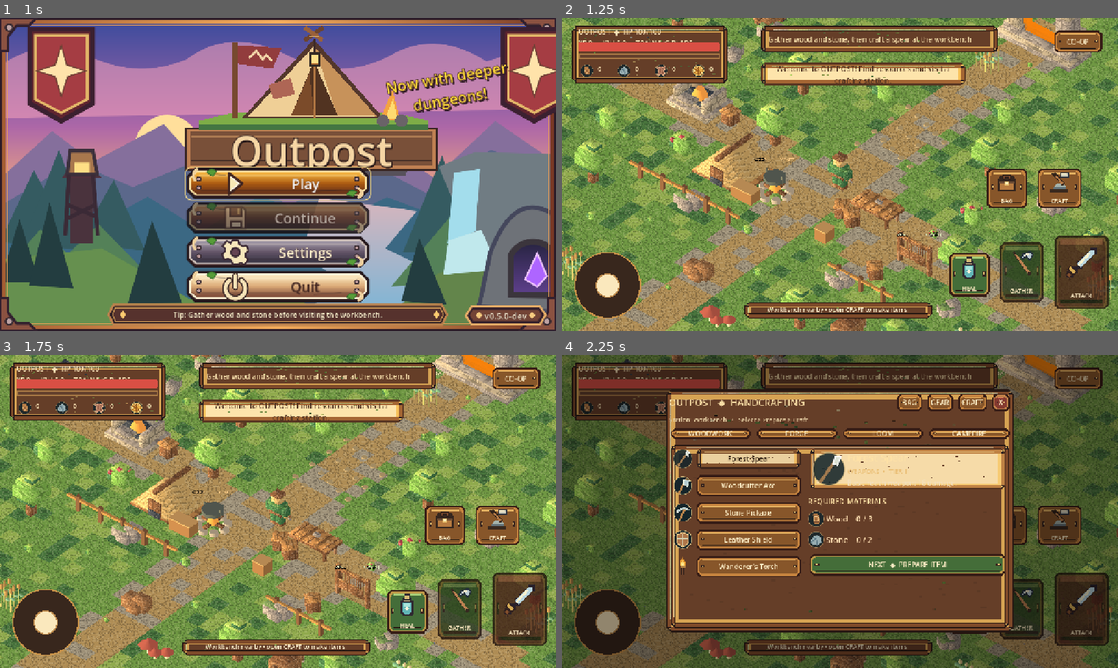
Above: before the commit, frames 1-4 (two rows, left to right).
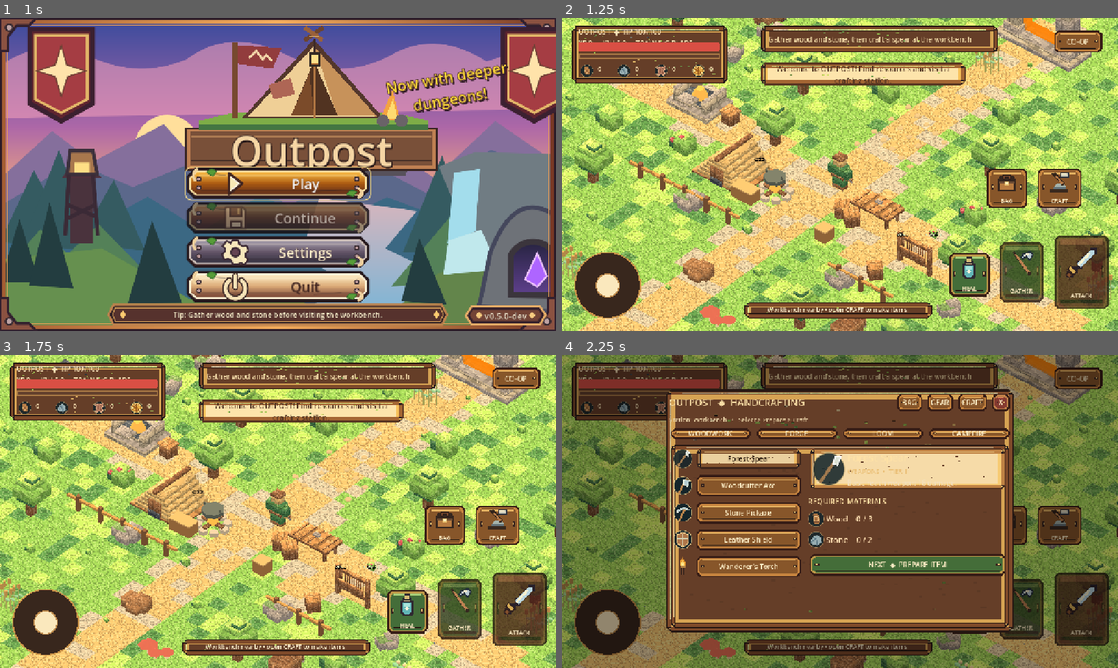
Above: after the commit, the same moments.

Repository: Smurfis/outpost-rpg
Game: Godot game, scene res://scenes/ui/company_splash.tscn
The game is run twice, just before and just after one commit, with the same random seed, the same clock (stepped at 60 frames per second) and the same inputs.
Inputs (mouse positions are in pixels of both pictures, inside the frame that each line leads up to):
- Up to frame 1 (1 s): tap Enter at 0.5 s; move the mouse to (400, 158) at 0.52 s; hold D from 0.53 s (still down); tap E at 0.6 s; click (400, 158) at 0.67 s; tap Space at 0.77 s
- Up to frame 2 (1.25 s): keep holding D; tap Space at 1.07 s
- Up to frame 3 (1.75 s): release D at 1.25 s; drag from (166, 527) to (250, 574) at 1.27 s
- Up to frame 4 (2.25 s): move the mouse to (895, 442) at 2.02 s; hold D (outpost_right) from 2.03 s (still down); hold C (outpost_craft) from 2.03 s (still down)

Frame 1 is identical in both runs. In frame 2, 72% of the frame differs, in the area x 0-100%, y 0-100%; in frame 3, 72%; in frame 4, 32%.

Commit message:
fix(atmosphere): put the midday sun overhead and the midnight sun below horizon

Diff:
--- a/scripts/game.gd
+++ b/scripts/game.gd
@@ -213,7 +213,7 @@
 	var daylight: float = clampf((sin(phase * TAU) + 0.16) * 1.15, 0.0, 1.0)
 	sun_light.light_energy = lerpf(0.035, 1.45 if voxel_art_enabled else 1.25, daylight)
 	sun_light.light_color = Color("7e9abf").lerp(Color("ffe0a9"), daylight)
-	sun_light.rotation_degrees = Vector3(-90.0 + phase * 360.0, -30.0, 0.0)
+	sun_light.rotation_degrees = Vector3(-180.0 + phase * 360.0, -30.0, 0.0)
 	sky_environment.ambient_light_energy = lerpf(0.19, 0.9 if voxel_art_enabled else 0.85, daylight)
 	sky_environment.ambient_light_color = Color("829bbf").lerp(Color("fff0d1"), daylight)
 	if sky_material != null:
--- a/tests/day_night_torch.gd
+++ b/tests/day_night_torch.gd
@@ -22,11 +22,13 @@
 	check(game.recipes.size() == 14, "Torch recipe extends without removing old crafts")
 	check(str(game._recipe_by_id("torch").get("station", "")) == "workbench", "Torch crafted at existing workbench")
 	check(absf(game.day_phase() - 0.25) < 0.01, "World starts around midday")
+	check(absf(game.sun_light.rotation_degrees.x + 90.0) < 1.0, "Midday sun points down onto terrain")
 	var day_energy: float = game.sun_light.light_energy
 	var day_ambient: float = game.sky_environment.ambient_light_energy
 	game.world_time = game.day_length_seconds * 0.5
 	game._update_day_night()
 	check(game.is_night(), "Clock reaches night")
+	check(game.sun_light.rotation_degrees.x > 80.0, "Night sun travels below horizon")
 	check(game.sun_light.light_energy < day_energy * 0.40, "Night reduces directional illumination")
 	check(game.sky_environment.ambient_light_energy < day_ambient * 0.5, "Ambient night light drops")
 	check(game.sky_material != null, "Pixel sky palette remains controllable")
